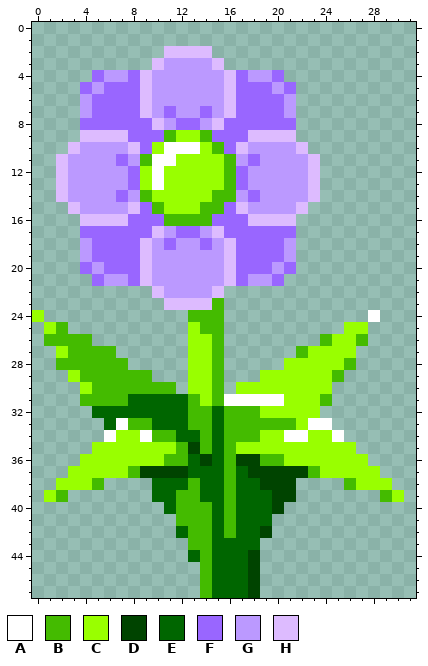
File history of a pixel-art sprite, ninjawarrior/graphics/assorted/blomst2.png. The first picture shows the starting point.
The file is 32x48 pixels.
Palette (. is transparent): A #ffffff  B #44bb00  C #99ff00  D #004400  E #006600  F #9966ff  G #bb99ff  H #ddbbff
After the commit:
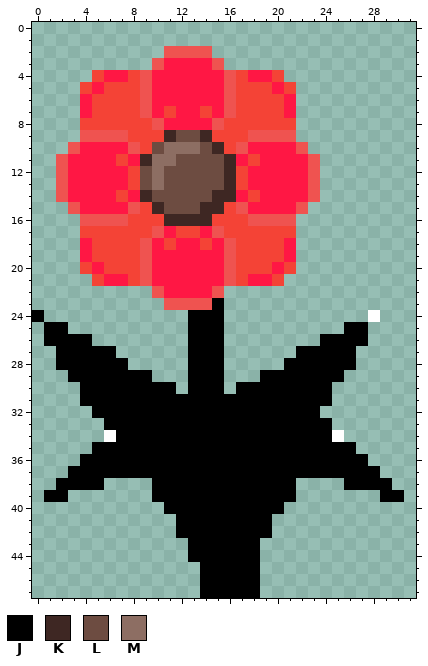
Colours new in this view: J #000000  K #3e2723  L #6d4c41  M #8d6e63
What changed:
Colour F changes from #9966ff to #f44336.
Colour G changes from #bb99ff to #ff1744.
Colour H changes from #ddbbff to #ef5350.
The author changed colour F to colour G in row 8 at x 12 to 13.
The author changed colour A to colour J in row 31 at x 16 to 20; in row 33 at x 7 and 23 to 24; in row 34 at x 9 and 21 to 22.
The author changed colour B to colour J in row 23 at x 15; in row 24 at x 13 to 15; in row 25 at x 2 and 14 to 15; in row 26 at x 1 to 4, 15, 24 and 27; in row 27 at x 3 to 6, 15 and 22; in row 28 at x 2 to 7, 15 and 26.
The author changed colour B to colour J in row 29 at x 4 to 9, 15 and 25; in row 30 at x 5 to 11 and 15; in row 31 at x 4 to 7, 13, 15 and 24; in row 32 at x 13 to 14 and 16 to 18; in row 33 at x 8 to 9, 13 to 14 and 16 to 21; in row 34 at x 10 to 11, 14 and 16 to 18.
The author changed colour B to colour J in row 35 at x 12, 14 and 16; in row 36 at x 11 to 12, 16 and 19 to 20; in row 37 at x 8, 16 and 23; in row 38 at x 5, 13, 16 and 26; in row 39 at x 2, 12 to 13, 16 and 29; in rows 40 to 41 at x 12 to 14 and 16.
The author changed colour B to colour J in row 42 at x 13 to 14 and 16; in row 43 at x 13 to 14; in rows 44 to 47 at x 14.
The author changed colour C to colour J in row 24 at x 0; in row 25 at x 1, 13 and 26 to 27; in row 26 at x 13 to 14 and 25 to 26; in row 27 at x 2, 13 to 14 and 23 to 26; in row 28 at x 13 to 14 and 21 to 25; in row 29 at x 3, 13 to 14 and 19 to 24.
The author changed colour C to colour J in row 30 at x 4, 13 to 14 and 17 to 24; in row 31 at x 14 and 21 to 23; in row 32 at x 19 to 23; in row 33 at x 22; in row 34 at x 7 to 8, 19 to 20 and 23 to 24; in row 35 at x 5 to 11 and 17 to 26.
The author changed colour C to colour J in row 36 at x 4 to 10 and 21 to 27; in row 37 at x 3 to 7 and 24 to 28; in row 38 at x 2 to 4 and 27 to 29; in row 39 at x 1 and 30.
The author changed colour D to colour J in row 35 at x 13; in row 36 at x 14 and 17 to 18; in row 37 at x 9 to 12 and 18 to 22; in row 38 at x 19 to 21; in row 39 at x 20 to 21; in row 40 at x 20.
The author changed colour D to colour J in row 42 at x 19; in rows 44 to 47 at x 18.
The author changed colour E to colour J in row 31 at x 8 to 12; in row 32 at x 5 to 12 and 15; in row 33 at x 6, 10 to 12 and 15; in row 34 at x 12 to 13 and 15; in row 35 at x 15; in row 36 at x 13 and 15.
The author changed colour E to colour J in row 37 at x 13 to 15 and 17; in row 38 at x 10 to 12, 14 to 15 and 17 to 18; in row 39 at x 10 to 11, 14 to 15 and 17 to 19; in row 40 at x 11, 15 and 17 to 19; in row 41 at x 15 and 17 to 19; in row 42 at x 12, 15 and 17 to 18.
The author changed colour E to colour J in row 43 at x 15 to 18; in row 44 at x 13 and 15 to 17; in rows 45 to 47 at x 15 to 17.
The author changed colour B to colour K in row 9 at x 11 and 14; in row 10 at x 15; in row 11 at x 9 and 16; in rows 12 to 13 at x 16; in row 14 at x 9 and 15 to 16; in row 15 at x 10 and 14 to 15.
The author changed colour B to colour K in row 16 at x 11 to 14.
The author changed colour C to colour L in row 9 at x 12 to 13; in row 10 at x 10 and 14; in row 11 at x 12 to 15; in rows 12 to 13 at x 9 and 11 to 15; in row 14 at x 10 to 14; in row 15 at x 11 to 13.
The author changed colour A to colour M in row 10 at x 11 to 13; in row 11 at x 10 to 11; in rows 12 to 13 at x 10.
Where, in picture pixels (left, top, right, bottom), the same in both pictures:
changed: (32, 46, 404, 598)
